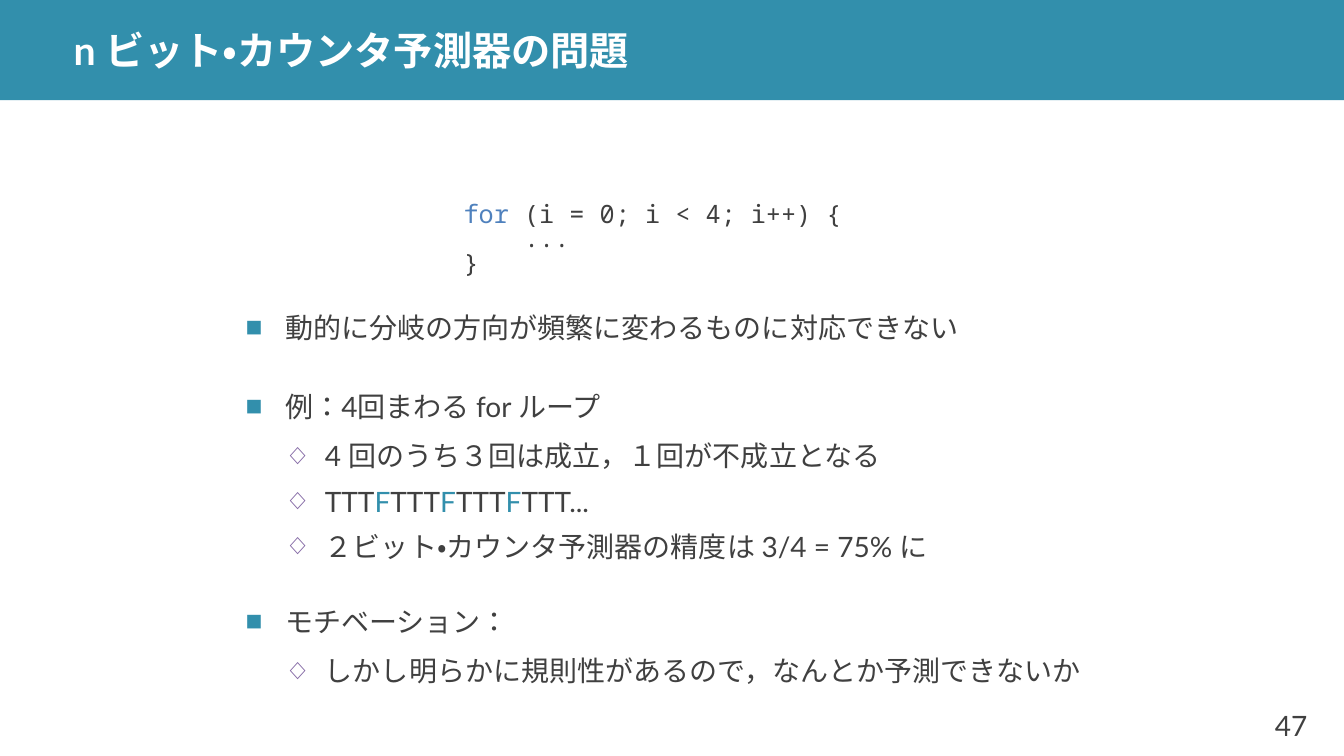
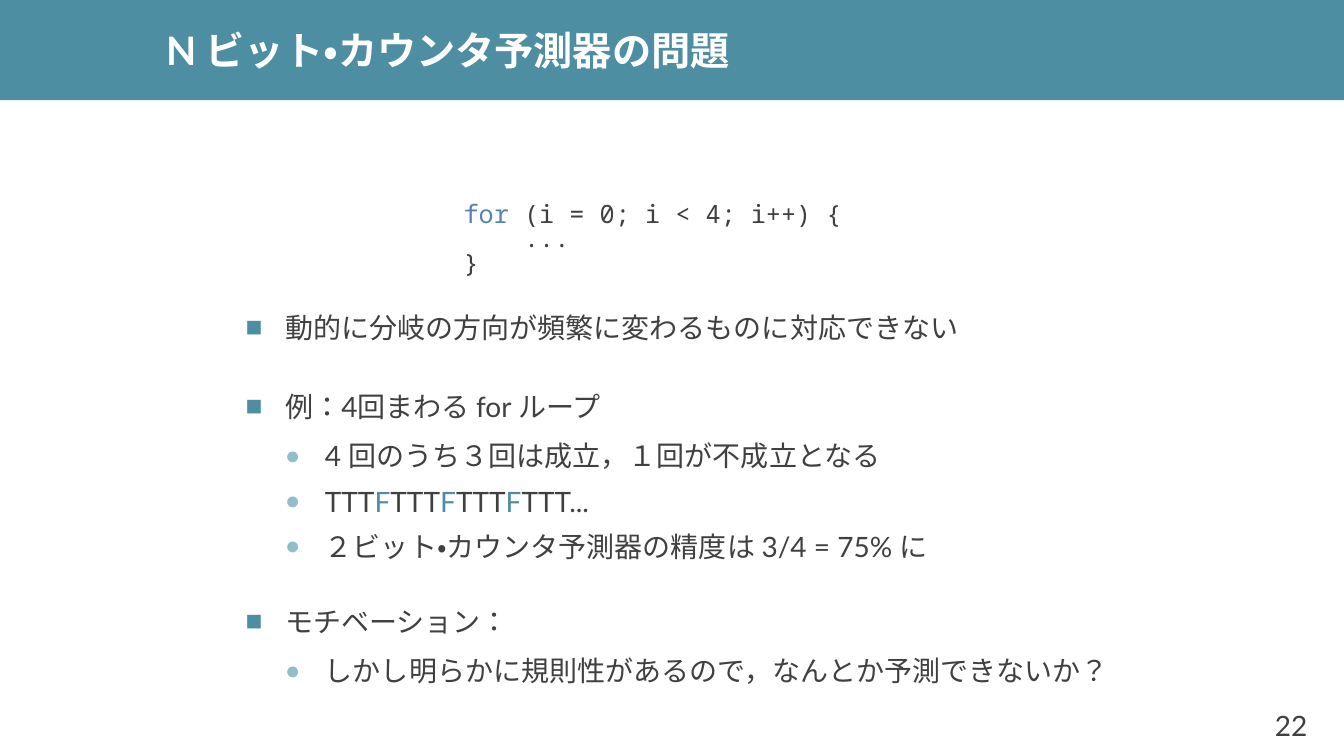
Before and after one commit to shioyadan/advanced-computer-organization, a slide deck: slide 22 of aco-shioya-06.pptx (slide 47 before the commit). Drawn at 1344x756 pixels with LibreOffice and Linux fonts; fonts in the diff are those of the drawing. Boxes give left, top, right and bottom in pixels: in the first picture for what was removed or moved away, otherwise in the second. Text is boxed around its words. In the diff, an @@ line names an element or a change of style, - is before the commit and + after.

```diff
--- a/aco-shioya-06.pptx
+++ b/aco-shioya-06.pptx
@@ rectangle at (x1=0, y1=0, x2=1344, y2=100): fill #328FAC to #4E8EA2 @@
@@ title at (x1=166, y1=31, x2=730, y2=69): text changed @@
-n ビット・カウンタ予測器の問題
+N ビット・カウンタ予測器の問題
@@ text at (x1=285, y1=314, x2=958, y2=634): text colour #328FAC to #4E8EA2 in "TTTFTTTFTTTFTTT..."; bullet colour #328FAC to #4E8EA2; bullet ◇ to ●; bullet colour #8064A2 to #92BDCA @@
@@ text at (x1=325, y1=657, x2=1109, y2=684): text changed @@
-  ◇ しかし明らかに規則性があるので，なんとか予測できないか
+  ● しかし明らかに規則性があるので，なんとか予測できないか？
@@ page number at (x1=1275, y1=715, x2=1308, y2=736): text changed @@
-47
+22
```
Also in this commit, not shown: 41 other slides changed, 84 slides added, 51 slides removed, 3 other files.
